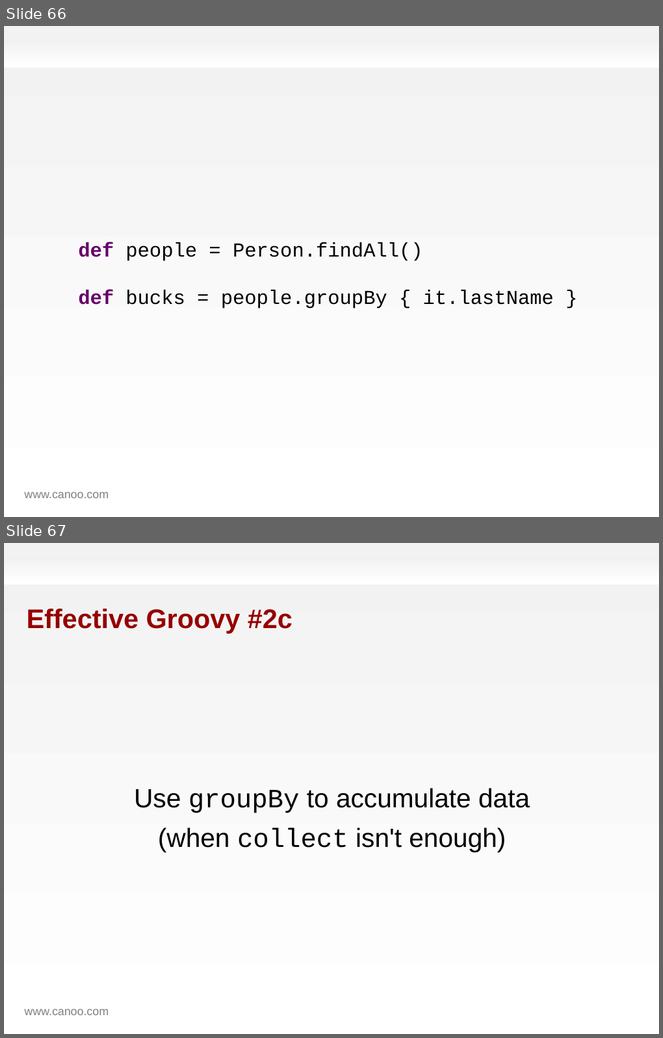
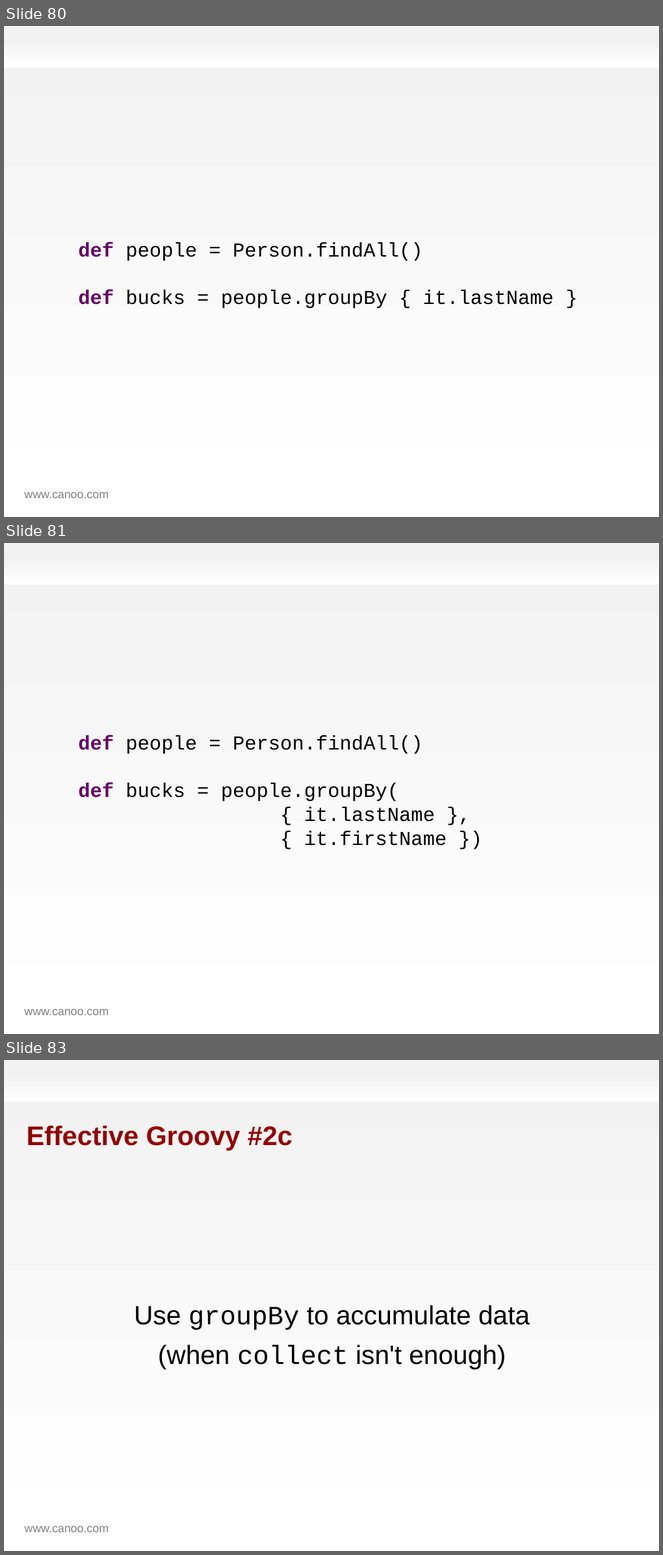
Before and after one commit to HamletDRC/presentations, a slide deck: effectivegroovy/effectivegroovy.odp. Shown one above the other, each under a label of ours: slides 66 and 67 before the commit, slides 80, 81 and 83 after it; the slides between them are not shown. The pictures are 663x1038 and 663x1555 pixels, drawn with LibreOffice and Linux fonts; fonts in the diff are those of the drawing; background and template pictures are left out. Boxes give left, top, right and bottom in pixels: in the first picture for what was removed or moved away, otherwise in the second. Text is boxed around its words. In the diff, an @@ line names an element or a change of style, - is before the commit and + after.

Commit message:
added take command and renamed many files so that I can find them again later. y

```diff
--- a/effectivegroovy/effectivegroovy.odp
+++ b/effectivegroovy/effectivegroovy.odp
@@ slide 81 added at box(4, 543, 659, 1034), background gradient #F2F2F2 to #FFFFFF; not listed: 2 template elements that a slide beside it also shows @@
@@ text added at box(78, 735, 447, 846), 24 pt, text #000000 @@
+def people = Person.findAll()
+def bucks = people.groupBy(
+{ it.lastName },
+{ it.firstName })
@@ what was slide 66 is now slide 80 @@
@@ what was slide 67 is now slide 83 @@
```
Also in this commit, not shown: 2 slides changed, 16 other slides added, 14 other files.
